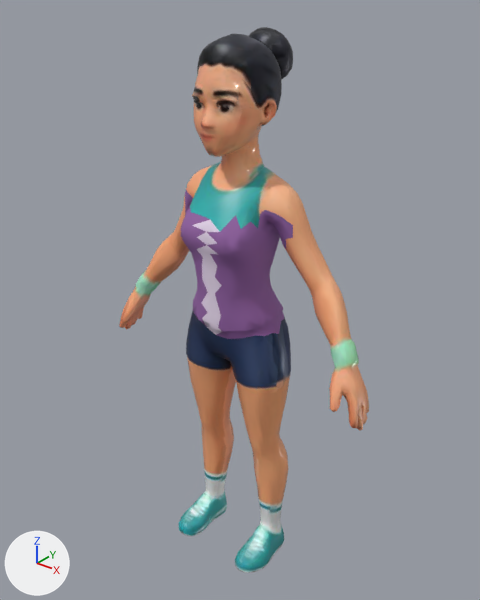
The glTF model public/models/characters/luca.glb as it was, and as the next commit left it.
Before and after are seen from a 50 mm camera at (1.324, -1.661, 2.099) aimed at (-0.037, 0.04, 1.044). Arrows for +X, +Y and +Z are at lower left; the lights stay in place. The picture after the commit comes second. Vertices at exactly the same position are counted once.

Names of what the first picture shows: 'geometry_0'.
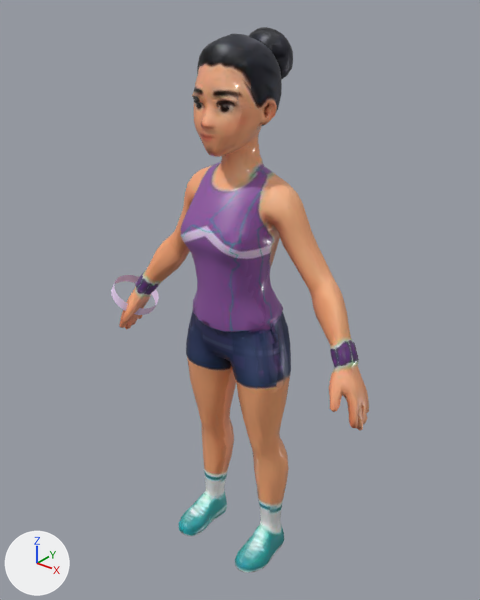
Where the change shows, as pixel boxes [x1, y1, x2, y2] in the pictures (480 x 600 px):
'geometry_0', surface changed, reshaped
    both: [119, 27, 369, 573]
'luca-sweatband', added
    after: [111, 275, 159, 315]
part 1 of me_geometry_0, recoloured
    both: [181, 190, 293, 339]
part 2 of me_geometry_0, recoloured (pale blue to purple)
    both: [192, 220, 222, 335]

The change, as a diff of the scene's bpy script:
```diff
--- a/public/models/characters/luca.glb.py
+++ b/public/models/characters/luca.glb.py
@@ img_luca_tailored_uniform @@
+img_luca_tailored_uniform = load_image('luca-tailored-uniform', '_unpacked/luca-tailored-uniform', 1024, 1024, 'sRGB')
@@ mat_designer_logic_pbr @@
 n2 = _N.new('ShaderNodeTexImage'); n2.name = 'Image Texture'
-n2.image = img_image_0
+n2.image = img_luca_tailored_uniform
 n3 = _N.new('ShaderNodeSeparateColor'); n3.name = 'Separate Color'
@@ mat_luca_sweatband_knit @@
+mat_luca_sweatband_knit = principled_material('luca-sweatband-knit')
+mat_luca_sweatband_knit.base_color = (0.83, 0.66, 0.91)  # pale blue #ebd4f5
+mat_luca_sweatband_knit.roughness = 0.95
@@ me_geometry_0 @@
 me_geometry_0.from_pydata(...)  # 5814 vertices, 11635 faces; spans x -0.55..0.55, y -0.2..0.2, z 0.0..1.96
 # used by ob_geometry_0; location = (0.0, 0.0, 0.0)
+# me_geometry_0 part 1: 1988 faces spanning x -0.23..0.23, y -0.19..0.11, z 0.99..1.45 switch from mat_luca_panel (purple #9361a4) to mat_designer_logic_pbr
+# me_geometry_0 part 2: 189 faces spanning x -0.06..0.06, y -0.19..0.11, z 0.99..1.45 switch from mat_luca_stripe (pale blue #eadaf0) to mat_designer_logic_pbr
@@ me_luca_sweatband @@
+me_luca_sweatband.from_pydata(...)  # 48 vertices, 48 faces; spans x -0.625..-0.44, y -0.118..0.076, z 0.879..1.005
+me_luca_sweatband.materials.append(mat_luca_sweatband_knit)  # pale blue #ebd4f5
@@ ob_luca_sweatband @@
+ob_luca_sweatband = bpy.data.objects.new('luca-sweatband', me_luca_sweatband)
+ob_luca_sweatband.location = (0.0, 0.0, 0.0)
```
